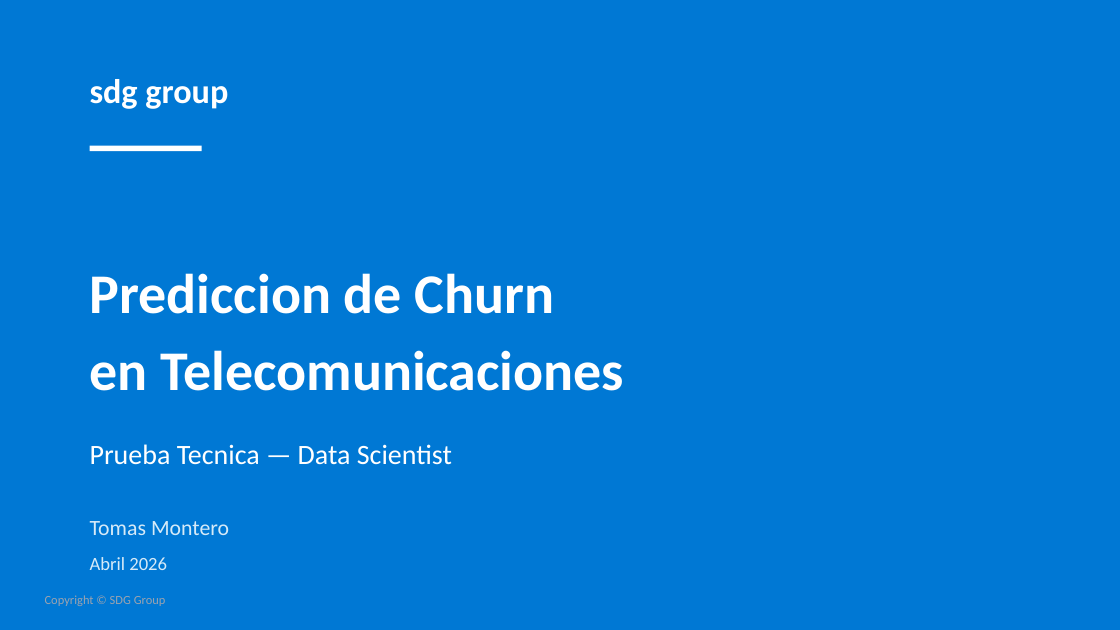
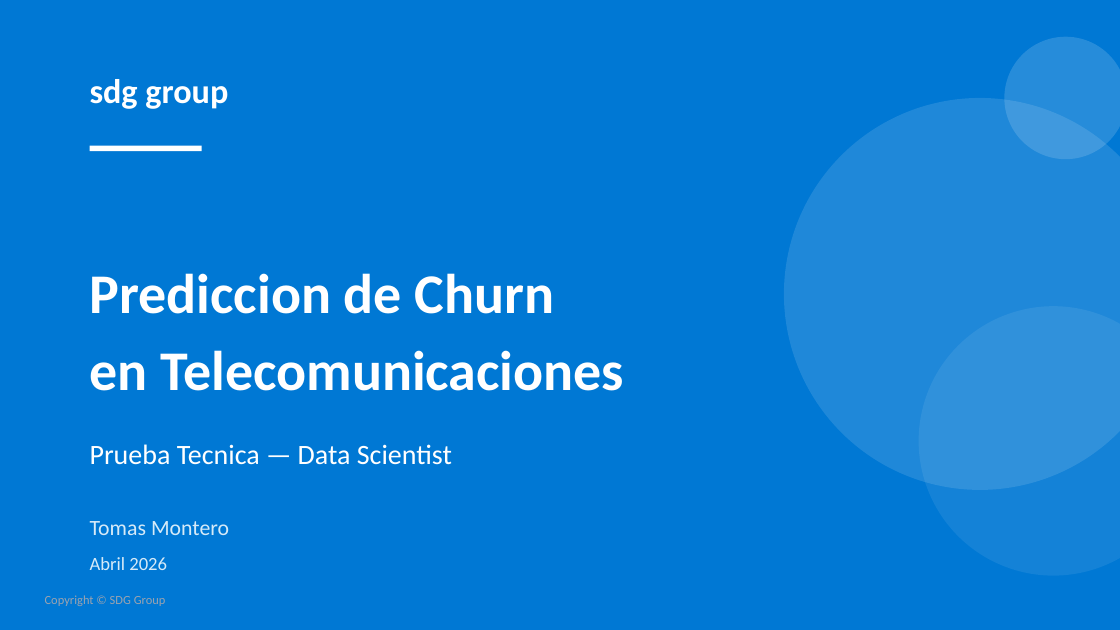
Before and after one commit to TomasUrban0/AI_Test_SDG, a slide deck: slide 1 of Presentacion_Churn_SDG.pptx. Drawn at 1120x630 pixels with LibreOffice and Linux fonts; fonts in the diff are those of the drawing. Boxes give left, top, right and bottom in pixels: in the first picture for what was removed or moved away, otherwise in the second. Text is boxed around its words. In the diff, an @@ line names an element or a change of style, - is before the commit and + after.

```diff
--- a/Presentacion_Churn_SDG.pptx
+++ b/Presentacion_Churn_SDG.pptx
@@ ellipse added at (x1=1005, y1=37, x2=1120, y2=159), fill #FFFFFF at 15% opacity @@
@@ ellipse added at (x1=784, y1=97, x2=1120, y2=489), fill #FFFFFF at 12% opacity @@
@@ ellipse added at (x1=918, y1=306, x2=1120, y2=576), fill #FFFFFF at 8% opacity @@
```
Also in this commit, not shown: 4 other slides changed, 1 other file.
